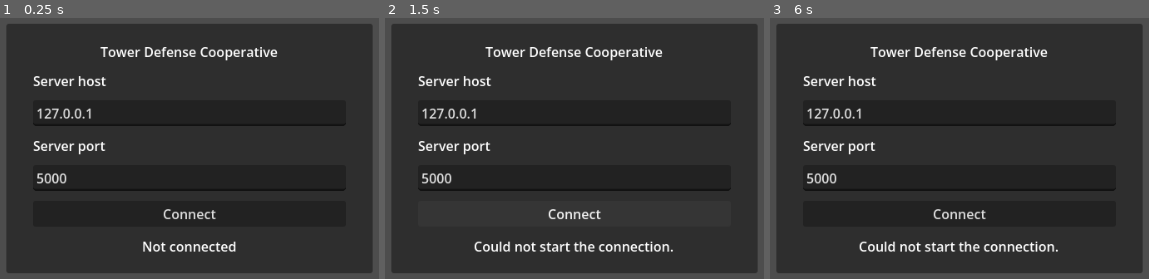
Above: before the commit, frames 1-3 (left to right).
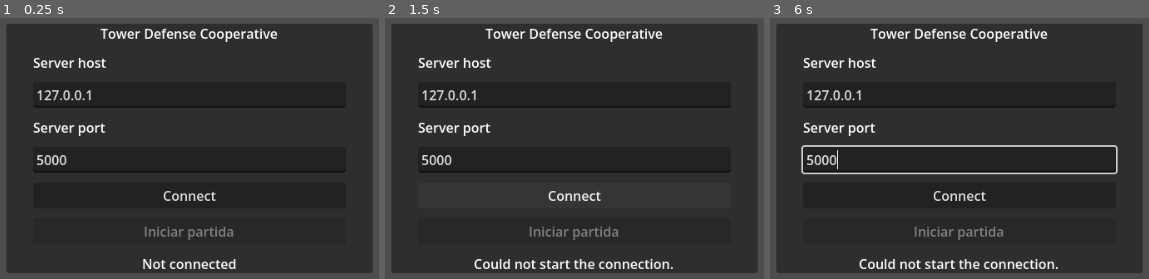
Above: after the commit, the same moments.

Repository: UNLAM-PROG-C/2026-PROGC-Q2-M6
Game: Godot game, scene res://scenes/Main.tscn
Same seed, same stepped clock (60 frames per second), same inputs: the game is played once before the commit and once after it.
Inputs (mouse positions are in pixels of both pictures, inside the frame that each line leads up to):
- Up to frame 1 (0.25 s): no input
- Up to frame 2 (1.5 s): tap Enter at 0.5 s; move the mouse to (748, 125) at 0.52 s; click (748, 125) at 0.67 s; click "Connect" at 1.25 s
- Up to frame 3 (6 s): move the mouse to (800, 171) at 2.02 s; click (800, 171) at 2.17 s; move the mouse to (1039, 49) at 2.77 s; click (1039, 49) at 2.92 s; move the mouse to (917, 237) at 3.52 s; click (917, 237) at 3.67 s; move the mouse to (outside the picture) at 4.27 s; click (outside the picture) at 4.42 s; move the mouse to (outside the picture) at 5.02 s; click (outside the picture) at 5.17 s; move the mouse to (1001, 148) at 5.77 s; click (1001, 148) at 5.92 s

The runs differ from the first frame. In frame 1, 6.8% of the frame differs, in the area x 8-92%, y 3-97%; in frame 2, 8.5%; in frame 3, 9.4%.

Commit message:
mejoras en la ui, y ux
feat: improve lobby, waves and gameplay feedback

- Add manual "Iniciar partida" flow with connected player count.
- Add "Jugar nuevamente" button to restart matches without restarting the server.
- Reset game state, towers, enemies, gold and base health for new matches.
- Add five-second delay between waves.
- Display current and maximum enemy health with visual health bars.
- Improve insufficient-gold and placement error messages in the HUD.
- Add better error contrast and readability.
- Stop sending READY automatically when connecting.
- Update README with the new game flow.
- Validate server changes with 15 passing tests.

Diff:
--- a/TP-Integrador/cliente_godot/scenes/GameOver.tscn
+++ b/TP-Integrador/cliente_godot/scenes/GameOver.tscn
@@ -49,3 +49,7 @@
 layout_mode = 2
 text = "ALL_WAVES_CLEARED"
 horizontal_alignment = 1
+
+[node name="PlayAgainButton" type="Button" parent="Panel/Content"]
+layout_mode = 2
+text = "Jugar nuevamente"
--- a/TP-Integrador/cliente_godot/scenes/Hud.tscn
+++ b/TP-Integrador/cliente_godot/scenes/Hud.tscn
@@ -72,13 +72,25 @@
 offset_bottom = 58.0
 text = "Paging\n$150"
 
+[node name="ErrorBackground" type="ColorRect" parent="."]
+offset_left = 100.0
+offset_top = 448.0
+offset_right = 860.0
+offset_bottom = 526.0
+color = Color(0.12, 0.08, 0.04, 0.92)
+mouse_filter = 2
+
 [node name="ErrorLabel" type="Label" parent="."]
-offset_left = 180.0
-offset_top = 472.0
-offset_right = 780.0
-offset_bottom = 512.0
-theme_override_colors/font_color = Color(1, 0.86, 0.45, 1)
-theme_override_font_sizes/font_size = 20
+offset_left = 120.0
+offset_top = 454.0
+offset_right = 840.0
+offset_bottom = 520.0
+theme_override_colors/font_color = Color(1, 0.92, 0.55, 1)
+theme_override_colors/font_outline_color = Color(0.12, 0.08, 0.04, 1)
+theme_override_constants/outline_size = 8
+theme_override_font_sizes/font_size = 22
 horizontal_alignment = 1
+vertical_alignment = 1
+autowrap_mode = 2
 text = "Error de juego"
 mouse_filter = 2
--- a/TP-Integrador/cliente_godot/scenes/Lobby.tscn
+++ b/TP-Integrador/cliente_godot/scenes/Lobby.tscn
@@ -67,6 +67,10 @@
 layout_mode = 2
 text = "Connect"
 
+[node name="StartButton" type="Button" parent="Panel/MarginContainer/Content"]
+layout_mode = 2
+text = "Iniciar partida"
+
 [node name="StatusLabel" type="Label" parent="Panel/MarginContainer/Content"]
 layout_mode = 2
 text = "Not connected"
--- a/TP-Integrador/cliente_godot/scripts/enemy.gd
+++ b/TP-Integrador/cliente_godot/scripts/enemy.gd
@@ -10,11 +10,15 @@
 }
 
 var enemy_type: StringName = &"DISCOUNT_CHILD"
+var health: int = 0
+var max_health: int = 1
 @onready var sprite: Sprite2D = $Sprite2D
 
 
 func set_state(payload: Dictionary, screen_position: Vector2) -> void:
 	enemy_type = StringName(payload.get("enemy_type", "DISCOUNT_CHILD"))
+	health = int(payload.get("health", 0))
+	max_health = maxi(1, int(payload.get("max_health", health)))
 	position = screen_position
 	sprite.texture = TEXTURES.get(enemy_type)
 	sprite.modulate = Color("#ffe178") if payload.get("stunned", false) else Color.WHITE
@@ -22,5 +26,17 @@
 
 
 func _draw() -> void:
+	var health_ratio := clampf(float(health) / float(max_health), 0.0, 1.0)
+	draw_rect(Rect2(-30, -48, 60, 7), Color("#432d2d"))
+	draw_rect(Rect2(-30, -48, 60 * health_ratio, 7), Color("#57c978"))
+	draw_string(
+		ThemeDB.fallback_font,
+		Vector2(-30, -54),
+		"%d/%d" % [health, max_health],
+		HORIZONTAL_ALIGNMENT_LEFT,
+		60,
+		12,
+		Color("#ffffff"),
+	)
 	if sprite.modulate != Color.WHITE:
 		draw_arc(Vector2.ZERO, 36.0, 0.0, TAU, 24, Color("#ffe178"), 3.0)
--- a/TP-Integrador/cliente_godot/scripts/game_over.gd
+++ b/TP-Integrador/cliente_godot/scripts/game_over.gd
@@ -1,11 +1,23 @@
 extends Control
 class_name GameOverPanel
 
+signal play_again
+
 @onready var result_label: Label = $Panel/Content/ResultLabel
 @onready var reason_label: Label = $Panel/Content/ReasonLabel
+@onready var play_again_button: Button = $Panel/Content/PlayAgainButton
+
+
+func _ready() -> void:
+	play_again_button.pressed.connect(_on_play_again_pressed)
 
 
 func show_result(payload: Dictionary) -> void:
 	result_label.text = "VICTORIA" if payload.get("result") == "VICTORY" else "DERROTA"
 	reason_label.text = String(payload.get("reason", ""))
 	visible = true
+
+
+func _on_play_again_pressed() -> void:
+	visible = false
+	play_again.emit()
--- a/TP-Integrador/cliente_godot/scripts/game_view.gd
+++ b/TP-Integrador/cliente_godot/scripts/game_view.gd
@@ -115,3 +115,13 @@
 
 func _on_game_over(payload: Dictionary) -> void:
 	game_over.show_result(payload)
+
+
+func reset_for_new_game() -> void:
+	for view in tower_views.values():
+		view.queue_free()
+	for view in enemy_views.values():
+		view.queue_free()
+	tower_views.clear()
+	enemy_views.clear()
+	game_over.visible = false
--- a/TP-Integrador/cliente_godot/scripts/hud.gd
+++ b/TP-Integrador/cliente_godot/scripts/hud.gd
@@ -23,6 +23,14 @@
 
 
 func show_error(message: String) -> void:
+	var friendly_messages := {
+		"INSUFFICIENT_GOLD": "No hay suficiente dinero para comprar esa torre.",
+		"The team does not have enough gold": "No hay suficiente dinero para comprar esa torre.",
+		"POSITION_OCCUPIED": "Ese lugar ya está ocupado.",
+		"That tower position is occupied": "Ese lugar ya está ocupado.",
+		"INVALID_POSITION": "Elegí una posición válida dentro del tablero.",
+	}
+	message = friendly_messages.get(message, message)
 	error_label.text = message
 	error_label.visible = true
 	get_tree().create_timer(2.5).timeout.connect(_hide_error)
--- a/TP-Integrador/cliente_godot/scripts/lobby.gd
+++ b/TP-Integrador/cliente_godot/scripts/lobby.gd
@@ -4,11 +4,14 @@
 @onready var port_input: LineEdit = $Panel/MarginContainer/Content/PortInput
 @onready var status_label: Label = $Panel/MarginContainer/Content/StatusLabel
 @onready var connect_button: Button = $Panel/MarginContainer/Content/ConnectButton
+@onready var start_button: Button = $Panel/MarginContainer/Content/StartButton
 
 
 func _ready() -> void:
 	port_input.text = str(ProtocolConstants.DEFAULT_PORT)
 	connect_button.pressed.connect(_on_connect_pressed)
+	start_button.pressed.connect(_on_start_pressed)
+	start_button.disabled = true
 	NetworkClient.connection_requested.connect(_on_connection_requested)
 	NetworkClient.connected_to_server.connect(_on_connected)
 	NetworkClient.connection_failed.connect(_on_connection_failed)
@@ -36,6 +39,7 @@
 
 func _on_connected() -> void:
 	status_label.text = "Connected. Waiting for game state..."
+	start_button.disabled = false
 
 
 func _on_connection_failed(message: String) -> void:
@@ -44,12 +48,26 @@
 
 func _on_disconnected() -> void:
 	status_label.text = "Disconnected"
+	start_button.disabled = true
 
 
 func _on_welcome(payload: Dictionary) -> void:
-	status_label.text = "Player %s connected (%s players)" % [
-		payload.get("player_id", "?"), payload.get("players", "?")
+	var players := int(payload.get("players", 0))
+	var minimum := int(payload.get("min_players", 2))
+	status_label.text = "%d jugador(es) conectado(s). Se necesitan %d." % [
+		players, minimum
 	]
+	start_button.disabled = players < minimum or bool(payload.get("game_started", false))
+
+
+func _on_start_pressed() -> void:
+	NetworkClient.send_message(ProtocolConstants.READY, {})
+	start_button.disabled = true
+	status_label.text = "Esperando a que los demás jugadores inicien..."
+
+
+func show_waiting_for_start() -> void:
+	visible = true
 
 
 func _on_state_update(payload: Dictionary) -> void:
@@ -58,6 +76,8 @@
 		payload.get("gold", 0),
 		payload.get("base_hp", 0),
 	]
+	if int(payload.get("current_wave", 0)) == 0:
+		show_waiting_for_start()
 
 
 func _on_wave_start(payload: Dictionary) -> void:
--- a/TP-Integrador/cliente_godot/scripts/main.gd
+++ b/TP-Integrador/cliente_godot/scripts/main.gd
@@ -8,12 +8,24 @@
 	game_view.visible = false
 	NetworkClient.state_update_received.connect(_on_state_update)
 	NetworkClient.game_over_received.connect(_on_game_over)
+	game_view.game_over.play_again.connect(_on_play_again)
 
 
-func _on_state_update(_payload: Dictionary) -> void:
+func _on_state_update(payload: Dictionary) -> void:
+	var wave := int(payload.get("current_wave", 0))
+	if wave == 0 and game_view.visible:
+		return
+	if wave == 0:
+		return
 	lobby.visible = false
 	game_view.visible = true
 
 
 func _on_game_over(_payload: Dictionary) -> void:
 	game_view.visible = true
+
+
+func _on_play_again() -> void:
+	game_view.reset_for_new_game()
+	game_view.visible = false
+	lobby.show_waiting_for_start()
--- a/TP-Integrador/cliente_godot/scripts/network_client.gd
+++ b/TP-Integrador/cliente_godot/scripts/network_client.gd
@@ -75,7 +75,6 @@
 	connected_to_server.emit()
 	_hello_sent = true
 	send_message(ProtocolConstants.HELLO, {"name": "godot-player"})
-	send_message(ProtocolConstants.READY, {})
 
 
 func _read_available_data() -> void:
Not shown, changed: TP-Integrador/README.md
Not shown, changed: TP-Integrador/servidor/constants.py
Not shown, changed: TP-Integrador/servidor/game_loop.py
Not shown, changed: TP-Integrador/servidor/game_state.py
Not shown, changed: TP-Integrador/servidor/spawner.py
